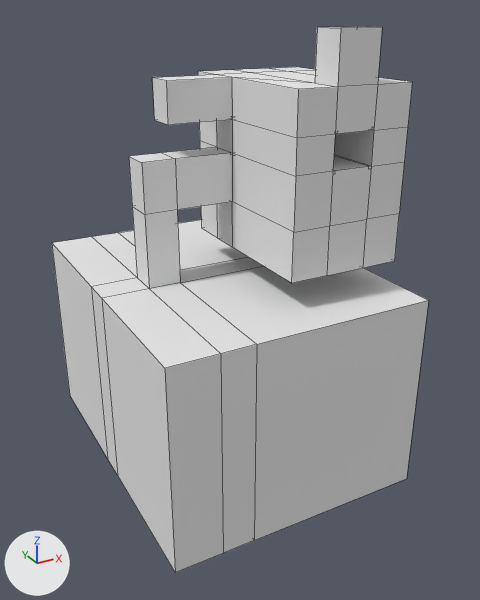
Renders of the Blender file Assets/Models/startingScene/startingRoom.blend from each side of a commit.
Rendered twice from a 50 mm lens placed at (-19.3, -52.1, 18.2), pointed at (4.9, -8.0, -3.8). Arrows for +X, +Y and +Z are at lower left; the lights stay in place. Mesh edges are drawn as thin lines. The same objects are shown in both versions, whatever each file hides.

In view in the first picture: 'BaseStartingRoomMesh.007'.
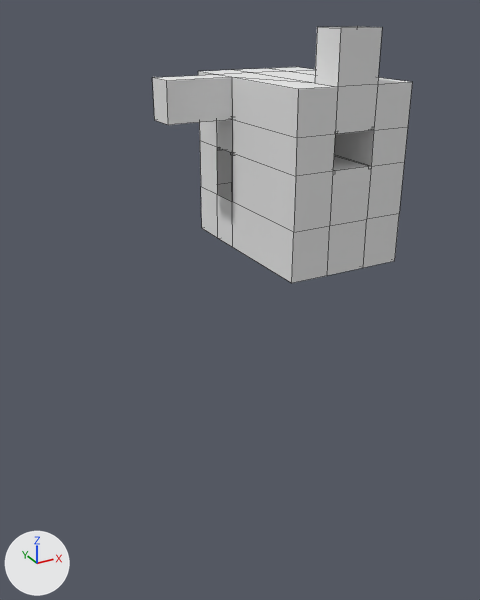
Changed parts and their boxes (x1, y1, x2, y2) in the pictures (480 x 600 px):
'BaseStartingRoomMesh.007', reshaped (31% narrower, 53% shorter): before (52, 26, 429, 573); after (152, 26, 412, 283)
part 1 of me_cube_008, deleted: before (52, 147, 429, 573)

The change in detail:
me_cube_008 is used by ob_basestartingroommesh_007; location (0.0, 0.0, 0.0).
me_cube_008 had 823 vertices, 788 faces and spanned x -6.4..14.7, y -19.2..7.4, z -18.0..17.1.
me_cube_008 now has 162 vertices, 146 faces and spans x -0.4..14.0, y -16.0..-1.5, z 0.6..17.1.
me_cube_008 part 1: 661 vertices removed from x -6.4..14.7, y -19.2..7.4, z -18.0..8.1.
